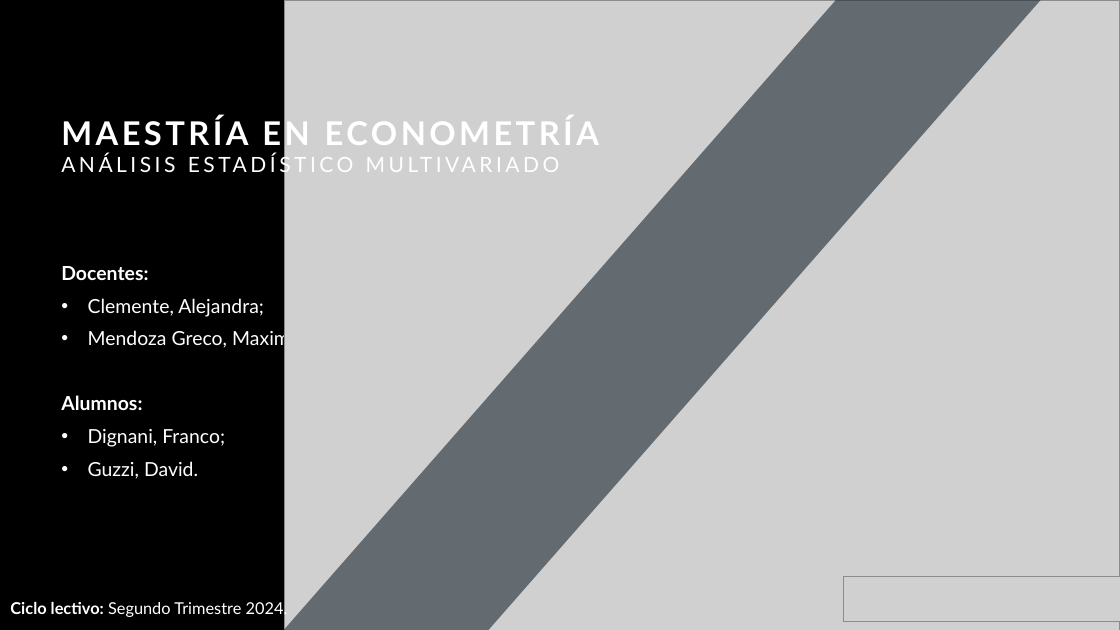
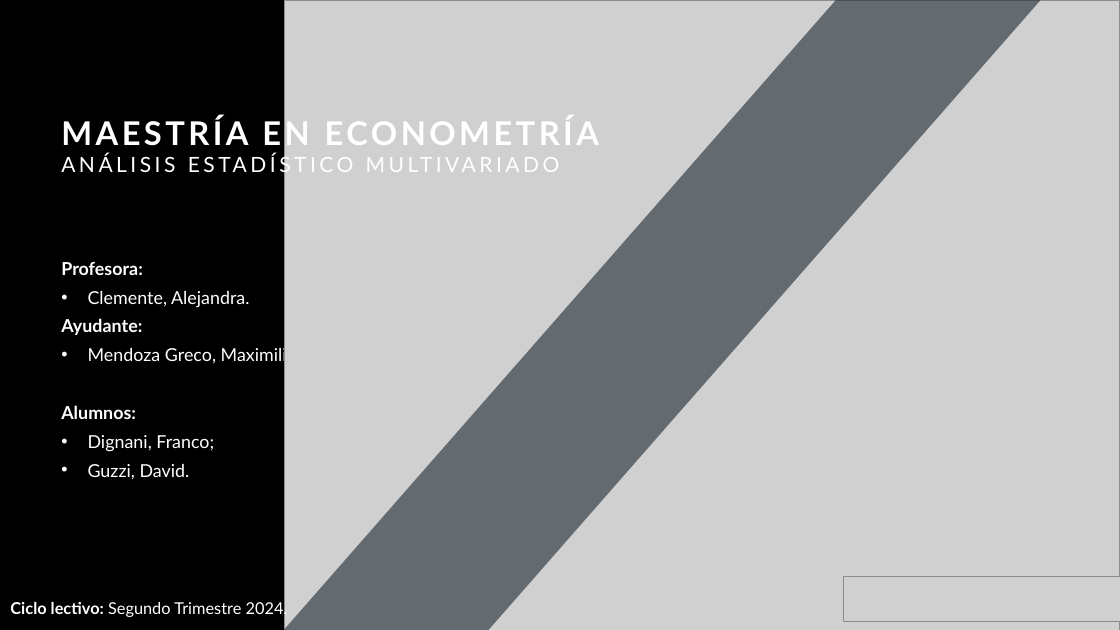
Before and after one commit to DavidGuzzi/MECMT04, a slide deck: slide 1 of AEM PPT 20240928.pptx. Drawn at 1120x630 pixels with LibreOffice and Linux fonts; fonts in the diff are those of the drawing; grey boxes stand for pictures. Boxes give left, top, right and bottom in pixels: in the first picture for what was removed or moved away, otherwise in the second. Text is boxed around its words. In the diff, an @@ line names an element or a change of style, - is before the commit and + after.

```diff
--- a/AEM PPT 20240928.pptx
+++ b/AEM PPT 20240928.pptx
@@ subtitle at [61, 262, 249, 335]: text changed; size 16.6 to 15.3 pt; bold on @@
-Docentes:
-• Clemente, Alejandra;
+Profesora:
+• Clemente, Alejandra.
+Ayudante:
@@ subtitle at [61, 346, 320, 479]: size 16.6 to 15.3 pt in "Mendoza Greco, Maximiliano.", "Alumnos:", "Dignani, Franco;", "Guzzi, David."; line spacing 0.9 to 0.8 @@
```
Also in this commit, not shown: 1 other file.
